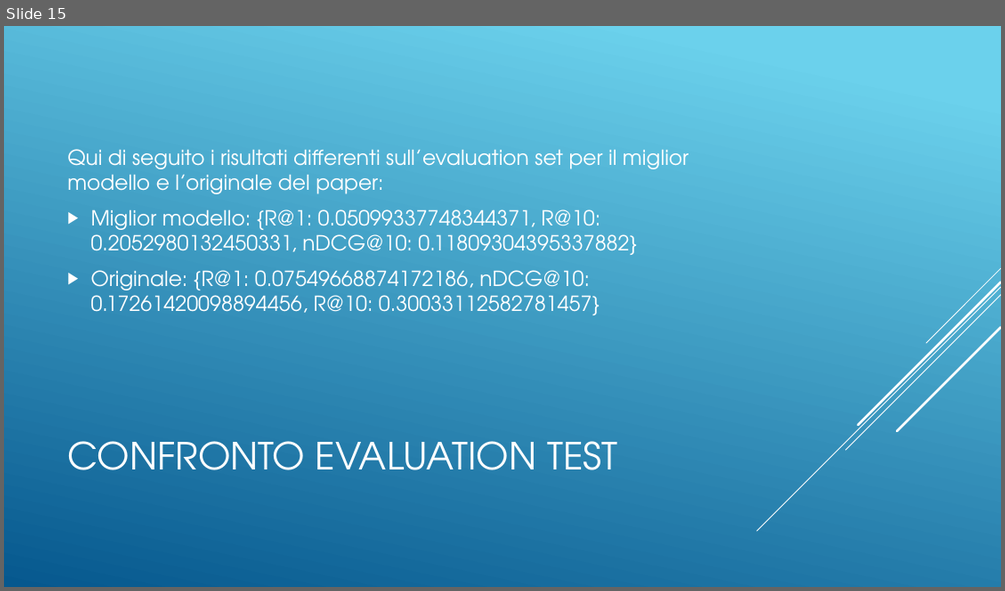
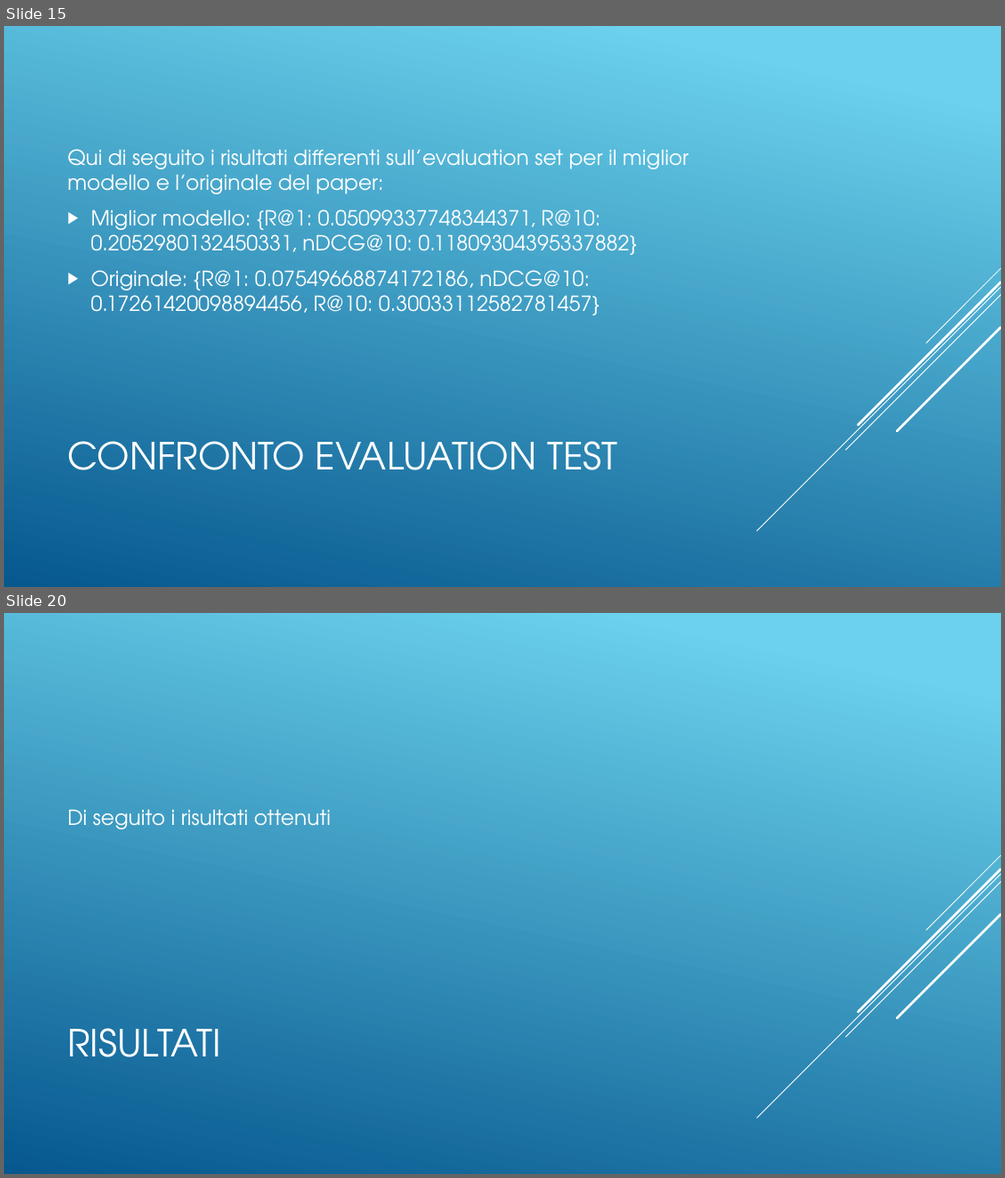
Before and after one commit to Bognanni/gsasrec-py-rust, a slide deck: Gsasrec.pptx. Shown one above the other, each under a label of ours: slide 15 before the commit, slides 15 and 20 after it; the slides between them are not shown. The pictures are 1005x591 and 1005x1178 pixels, drawn with LibreOffice and Linux fonts; fonts in the diff are those of the drawing. Boxes give left, top, right and bottom in pixels: in the first picture for what was removed or moved away, otherwise in the second. Text is boxed around its words. In the diff, an @@ line names an element or a change of style, - is before the commit and + after.

```diff
--- a/Gsasrec.pptx
+++ b/Gsasrec.pptx
@@ slide 20 added at box(4, 613, 1001, 1174), background gradient #6ED2EB to #06588E; not listed: 5 template elements that a slide beside it also shows @@
@@ text added at box(67, 809, 331, 829), 20 pt, text #FFFFFF @@
+Di seguito i risultati ottenuti
@@ title added at box(67, 1028, 221, 1057), 36 pt, text #FFFFFF @@
+RISULTATI
```
Also in this commit, not shown: 1 slide changed, 4 other slides added, 6 other files.
